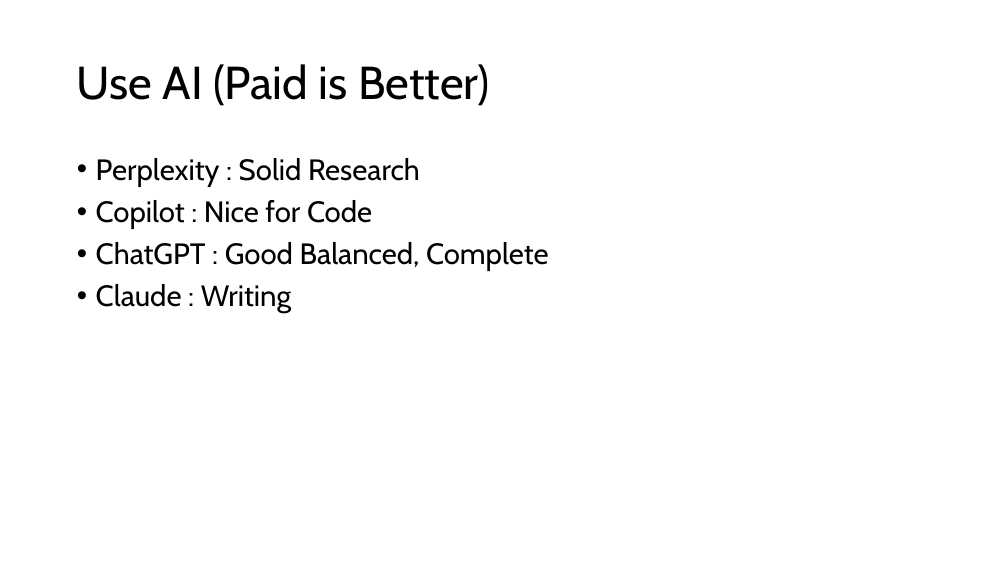
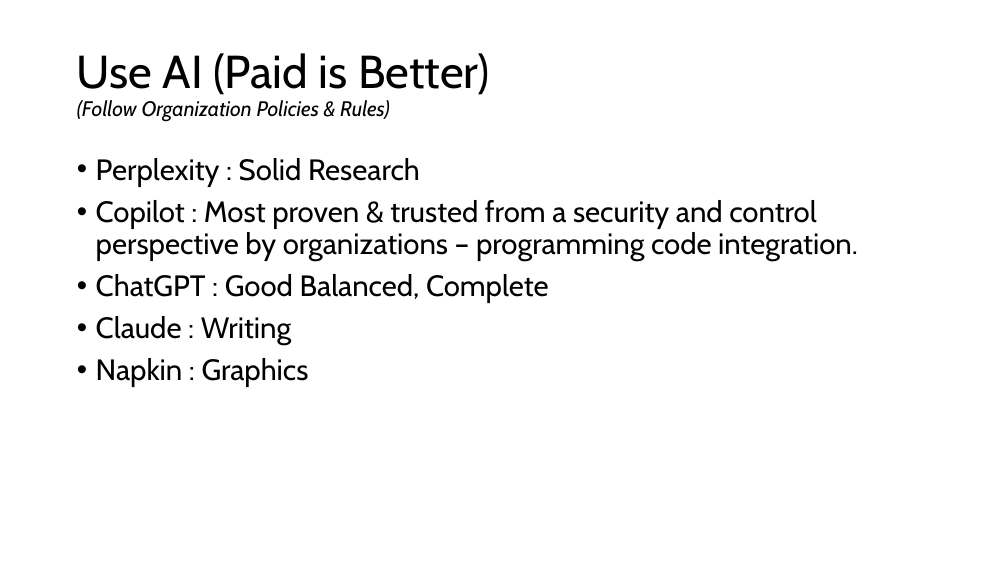
Before and after one commit to dtuuri/presentations, a slide deck: slide 17 of ShitIWishIKnew.pptx (slide 12 before the commit). Drawn at 1008x567 pixels with LibreOffice and Linux fonts; fonts in the diff are those of the drawing. Boxes give left, top, right and bottom in pixels: in the first picture for what was removed or moved away, otherwise in the second. Text is boxed around its words. In the diff, an @@ line names an element or a change of style, - is before the commit and + after.

```diff
--- a/ShitIWishIKnew.pptx
+++ b/ShitIWishIKnew.pptx
@@ title at <box>77,53,490,122</box>: text changed; size 44 to 20 pt; italic on @@
-Use AI (Paid is Better)
+Use AI (Paid is Better)
+(Follow Organization Policies & Rules)
@@ text at <box>96,200,858,261</box>: text changed @@
-• Copilot : Nice for Code
+• Copilot : Most proven & trusted from a security and control perspective by organizations – programming code integration.
@@ text at <box>96,358,309,387</box>: paragraph added @@
+• Napkin : Graphics
```
Also in this commit, not shown: 8 other slides changed, 7 slides added, 2 slides removed.
